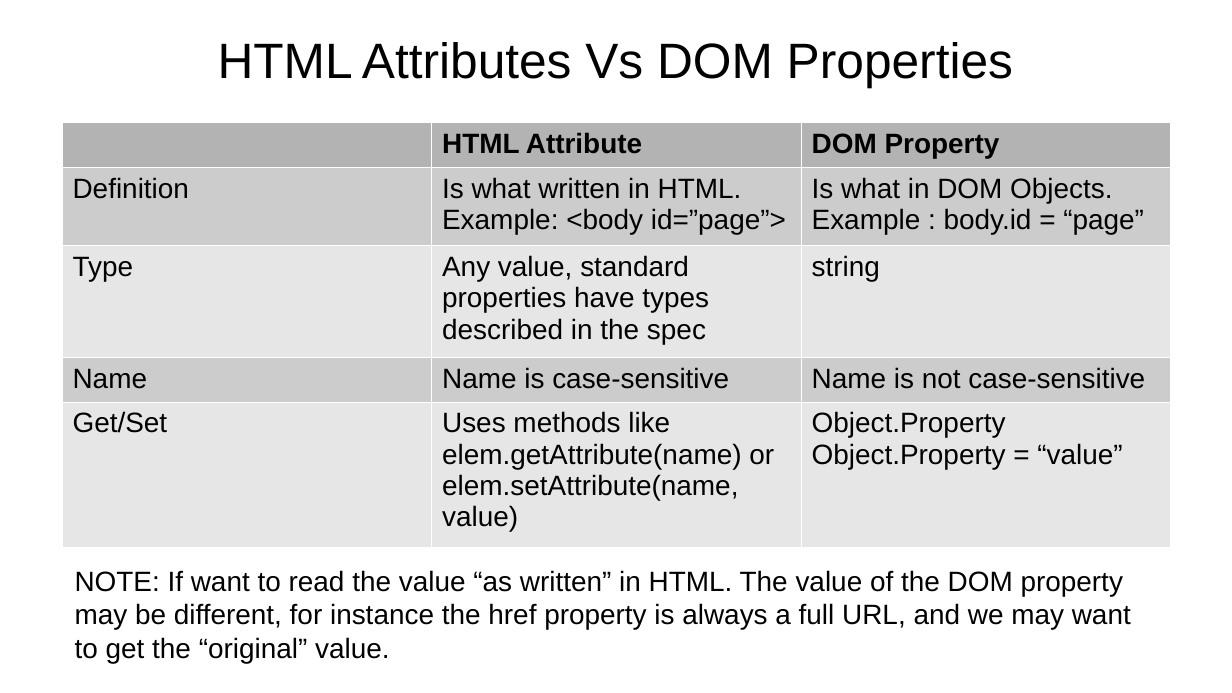
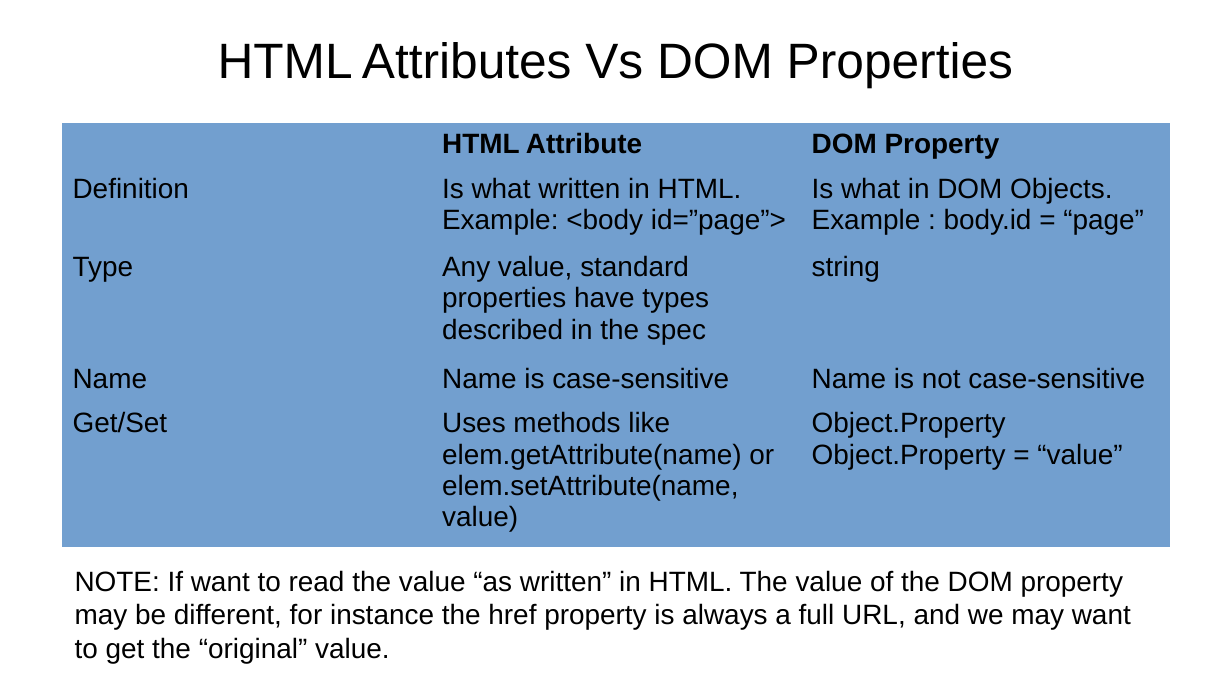
Before and after one commit to rajeshchauhan23102008/documents, a slide deck: slide 21 of src/courses/javascript/Javascript - No Theme.odp (slide 20 before the commit). Drawn at 1232x693 pixels with LibreOffice and Linux fonts; fonts in the diff are those of the drawing. Boxes give left, top, right and bottom in pixels: in the first picture for what was removed or moved away, otherwise in the second. Text is boxed around its words. In the diff, an @@ line names an element or a change of style, - is before the commit and + after.

```diff
--- a/src/courses/javascript/Javascript - No Theme.odp
+++ b/src/courses/javascript/Javascript - No Theme.odp
@@ table at (61,123,1172,536) @@
@@ fill #B3B3B3 to #729FCF in row 1 @@
@@ fill #CCCCCC to #729FCF in 6 cells @@
@@ fill #E6E6E6 to #729FCF in 6 cells @@
@@ borders changed @@
```
Also in this commit, not shown: 8 other slides changed, 3 slides added.
